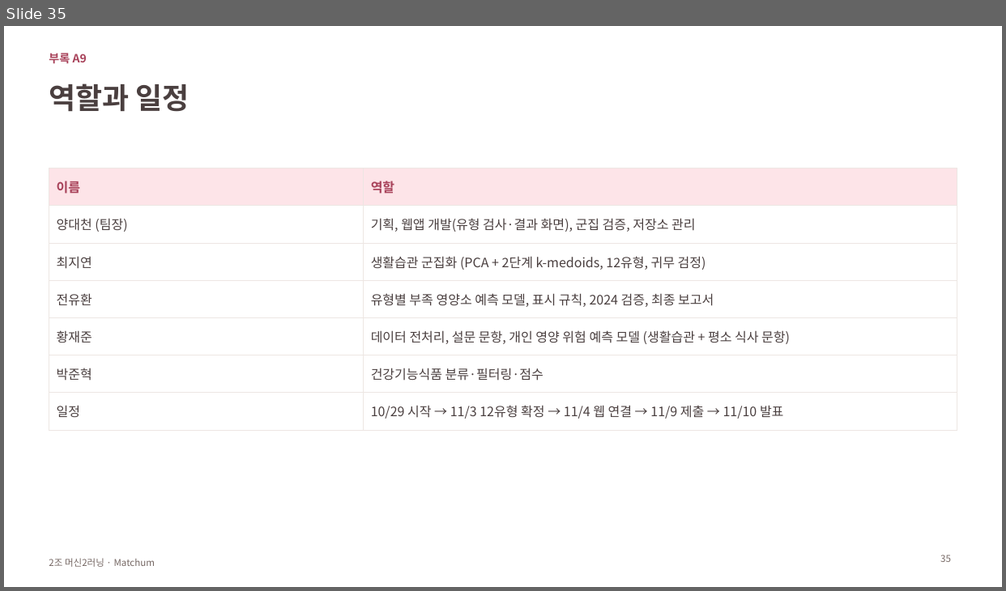
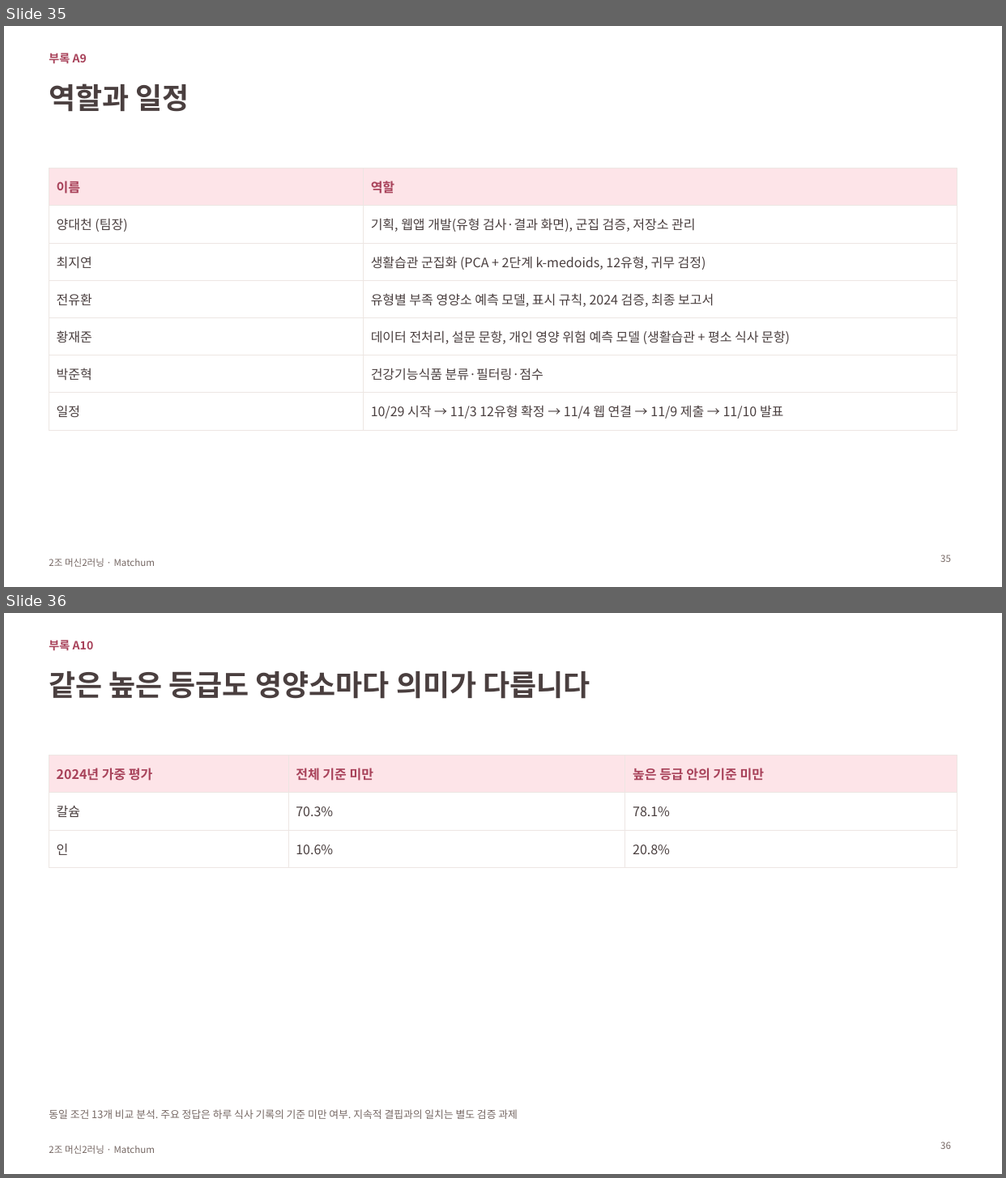
Before and after one commit to BigskyYang/Matchum, a slide deck: Yuhwan/발표_B안/최종발표_B안_생활습관유형_부족영양소.pptx. Shown one above the other, each under a label of ours: slide 35 before the commit, slides 35 and 36 after it. The pictures are 1006x591 and 1006x1178 pixels, drawn with LibreOffice and Linux fonts; fonts in the diff are those of the drawing. Boxes give left, top, right and bottom in pixels: in the first picture for what was removed or moved away, otherwise in the second. Text is boxed around its words. In the diff, an @@ line names an element or a change of style, - is before the commit and + after.

```diff
--- a/Yuhwan/발표_B안/최종발표_B안_생활습관유형_부족영양소.pptx
+++ b/Yuhwan/발표_B안/최종발표_B안_생활습관유형_부족영양소.pptx
@@ slide 36 added at (4, 613, 1002, 1174), background #FFFFFF; not listed: 1 template element that a slide beside it also shows @@
@@ text added at (49, 640, 94, 651), 11 pt, text #A8425A, bold @@
+부록 A10
@@ title added at (49, 671, 590, 699), 28 pt, text #4A3F3F, bold @@
+같은 높은 등급도 영양소마다 의미가 다릅니다
@@ table added at (49, 756, 957, 858), 3 rows, 3 columns @@
+2024년 가중 평가 | 전체 기준 미만 | 높은 등급 안의 기준 미만
+칼슘 | 70.3% | 78.1%
+인 | 10.6% | 20.8%
@@ text added at (49, 1110, 518, 1119), 10 pt, text #766864 @@
+동일 조건 13개 비교 분석. 주요 정답은 하루 식사 기록의 기준 미만 여부. 지속적 결핍과의 일치는 별도 검증 과제
@@ page number added at (940, 1142, 951, 1149), 9 pt, text #766864 @@
+36
```
Also in this commit, not shown: 12 slides changed, 4 other slides added, 1 slide removed, 36 other files.
